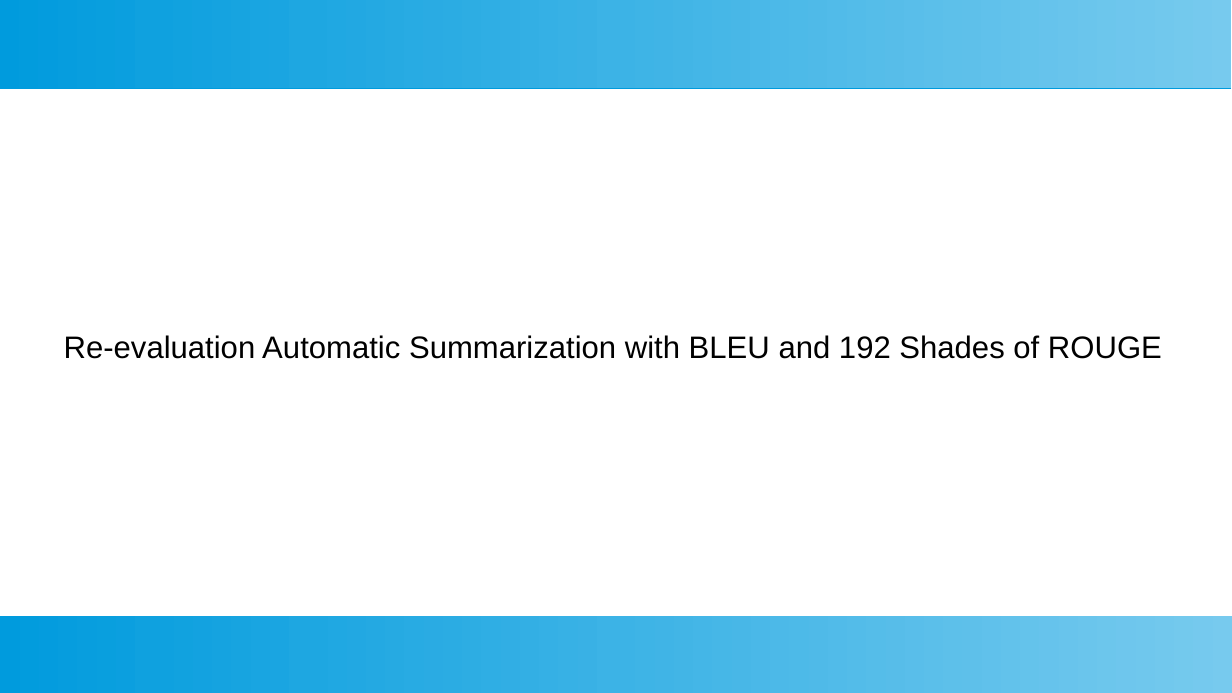
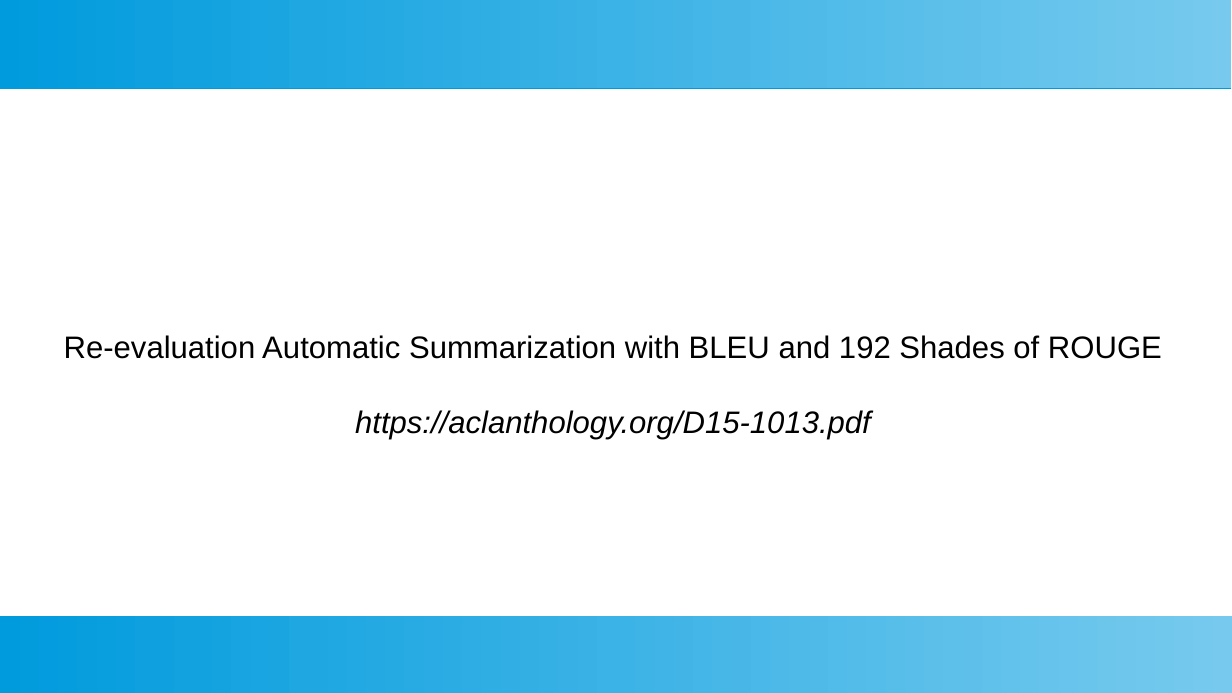
Before and after one commit to fannybachey/stage_2024, a slide deck: slide 8 of presentation/presentation_2.odp. Drawn at 1232x693 pixels with LibreOffice and Linux fonts; fonts in the diff are those of the drawing. Boxes give left, top, right and bottom in pixels: in the first picture for what was removed or moved away, otherwise in the second. Text is boxed around its words. In the diff, an @@ line names an element or a change of style, - is before the commit and + after.

```diff
--- a/presentation/presentation_2.odp
+++ b/presentation/presentation_2.odp
@@ text at <box>355,410,871,439</box>: paragraph added @@
+https://aclanthology.org/D15-1013.pdf
```
Also in this commit, not shown: 5 other slides changed, 7 slides added.
